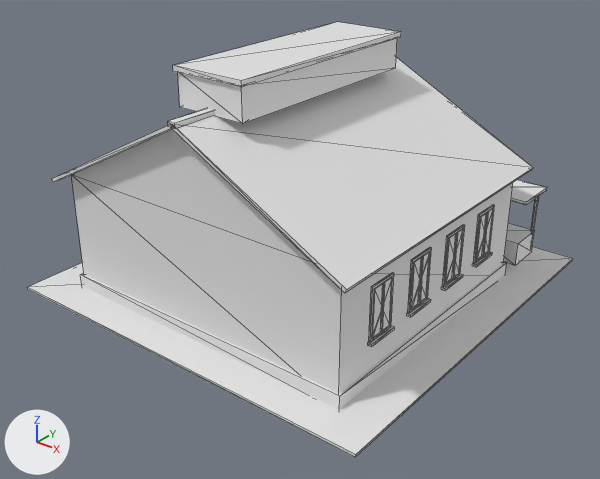
A saved change to the glTF model assets/models/market_hall.glb.
One viewpoint serves both versions: a camera (50 mm lens) standing at (9.22, -11.81, 8.05) and looking at (0.24, -0.59, 1.09). Lighting does not change. The marker at lower left points along +X, +Y and +Z. The first picture is the older version. Mesh edges are drawn as thin lines. Where no turn or scale is listed for an object, it has been applied to the vertices. Vertices at exactly the same position are counted once.

Objects in the first picture: 'Market_hall'.
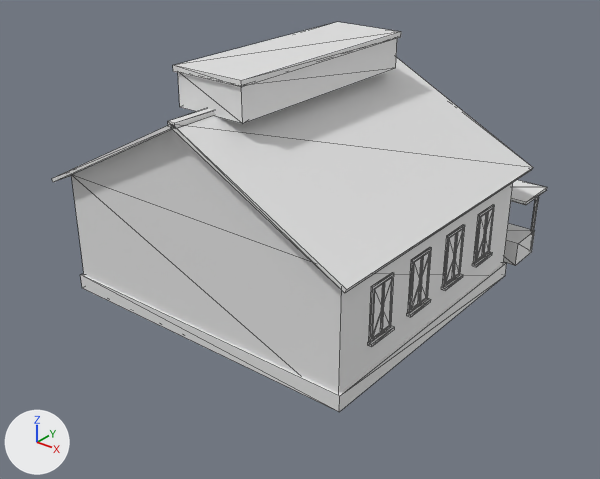
Boxes (x1, y1, x2, y2) around the edits, measured in the pictures (600 x 479 px):
'Market_hall', reshaped (9% narrower, 10% shorter)
    before: (27, 22, 573, 457)
    after: (52, 22, 547, 412)
part 1 of me_market_hall, deleted
    before: (27, 247, 573, 457)

The edits, one by one:
me_market_hall is used by ob_market_hall; location (0.0, 0.0, 0.0).
me_market_hall had 562 vertices, 870 faces and spanned x -3.95..3.95, y -3.95..3.95, z 0.0..4.7.
me_market_hall now has 554 vertices, 858 faces and spans x -3.37..3.37, y -3.45..3.8, z 0.0..4.7.
me_market_hall part 1: the loose piece of 8 vertices spanning x -3.95..3.95, y -3.95..3.95, z 0.0..0.05 is deleted.
